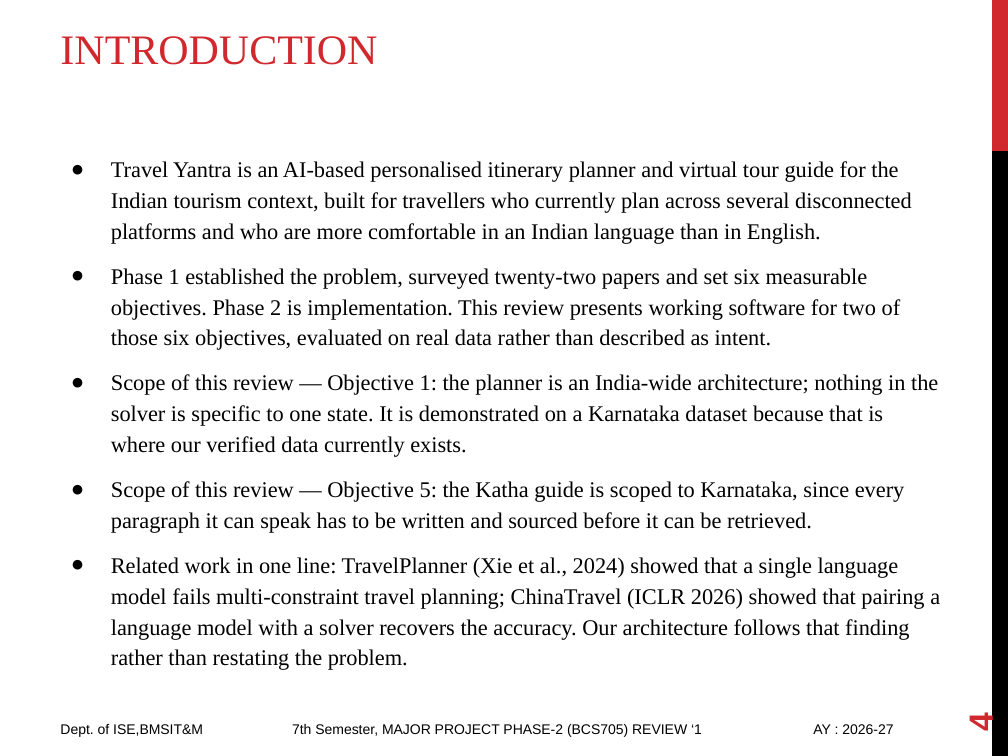
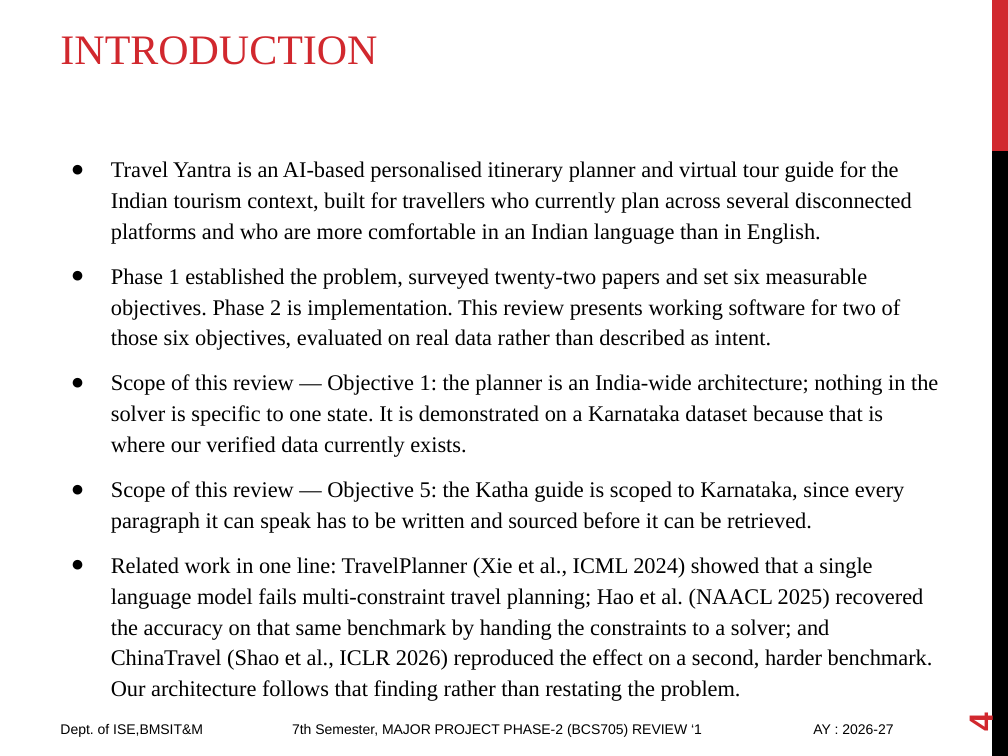
Before and after one commit to Pushkar69RS/NovaTripAI, a slide deck: slide 4 of docs/review1/Travel_Yantra_Phase2_Review1.pptx. Drawn at 1008x756 pixels with LibreOffice and Linux fonts; fonts in the diff are those of the drawing. Boxes give left, top, right and bottom in pixels: in the first picture for what was removed or moved away, otherwise in the second. Text is boxed around its words. In the diff, an @@ line names an element or a change of style, - is before the commit and + after.

```diff
--- a/docs/review1/Travel_Yantra_Phase2_Review1.pptx
+++ b/docs/review1/Travel_Yantra_Phase2_Review1.pptx
@@ text at <box>111,557,933,701</box>: text changed @@
-● Related work in one line: TravelPlanner (Xie et al., 2024) showed that a single language model fails multi-constraint travel planning; ChinaTravel (ICLR 2026) showed that pairing a language model with a solver recovers the accuracy. Our architecture follows that finding rather than restating the problem.
+● Related work in one line: TravelPlanner (Xie et al., ICML 2024) showed that a single language model fails multi-constraint travel planning; Hao et al. (NAACL 2025) recovered the accuracy on that same benchmark by handing the constraints to a solver; and ChinaTravel (Shao et al., ICLR 2026) reproduced the effect on a second, harder benchmark. Our architecture follows that finding rather than restating the problem.
```
Also in this commit, not shown: 6 other slides changed, 4 other files.
